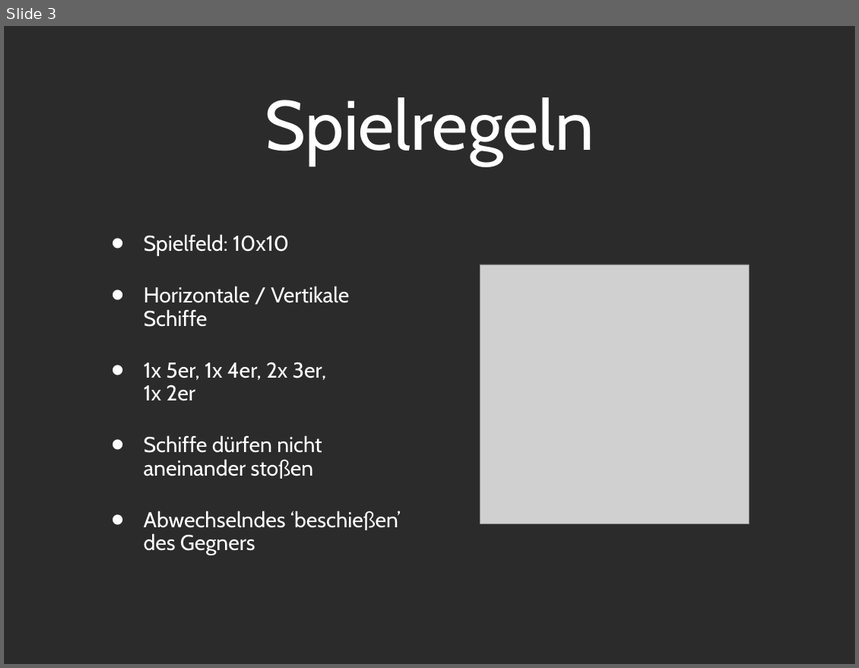
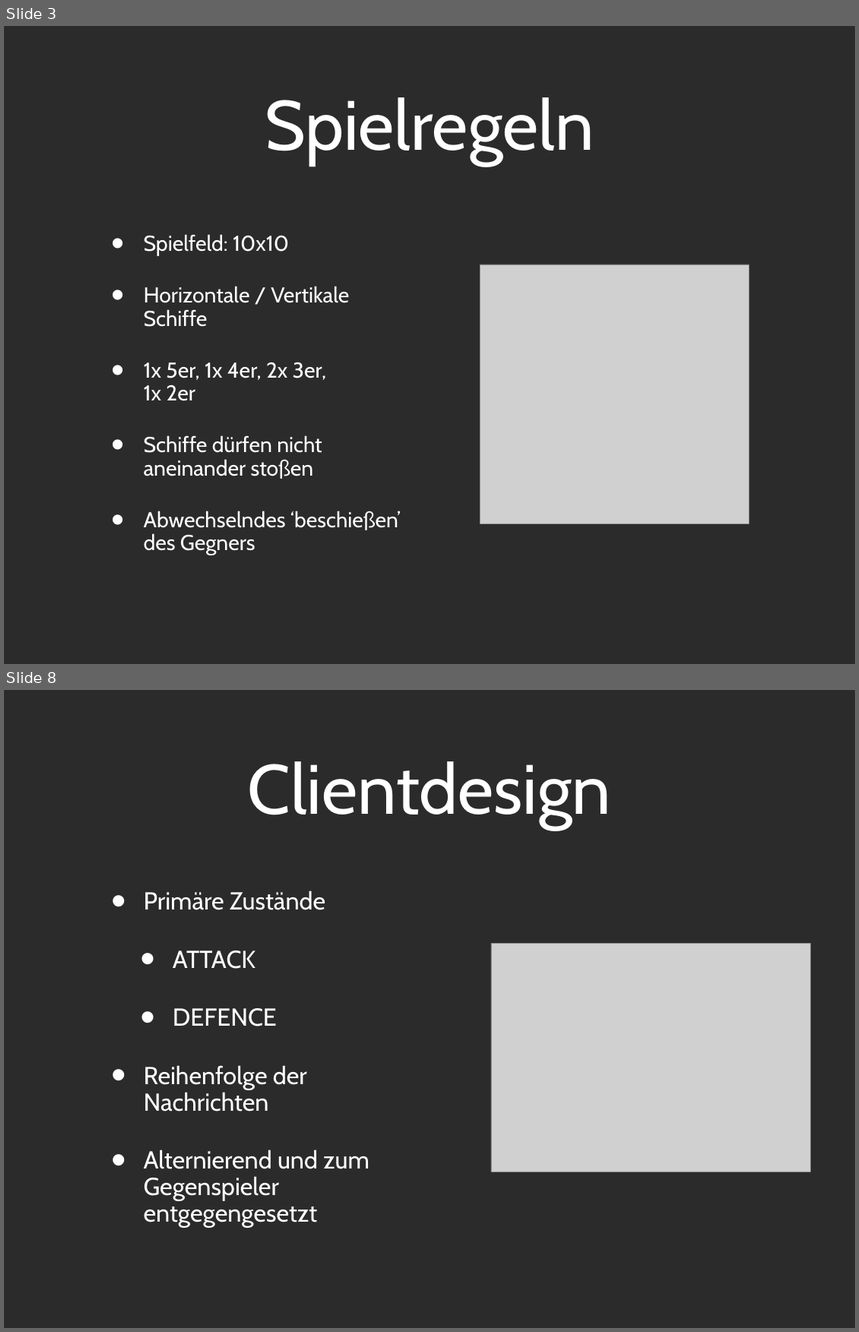
Before and after one commit to Tsopic/ai-battleship, a slide deck: Präsentation/Presentation_PPT.ppt. Shown one above the other, each under a label of ours: slide 3 before the commit, slides 3 and 8 after it; the slides between them are not shown. The pictures are 859x668 and 859x1332 pixels, drawn with LibreOffice and Linux fonts; fonts in the diff are those of the drawing; grey boxes stand for pictures; background and template pictures are left out; a plain dark background stands for a picture behind light text. Boxes give left, top, right and bottom in pixels: in the first picture for what was removed or moved away, otherwise in the second. Text is boxed around its words. In the diff, an @@ line names an element or a change of style, - is before the commit and + after.

```diff
--- a/Präsentation/Presentation_PPT.ppt
+++ b/Präsentation/Presentation_PPT.ppt
@@ slide 8 added at bbox=[4, 690, 855, 1328], background picture (left out) @@
@@ title added at bbox=[248, 761, 612, 830], 84 pt, text #FFFFFF @@
+Clientdesign
@@ text added at bbox=[144, 891, 370, 1227], 29.6 pt, text #FFFFFF @@
+• Primäre Zustände
+  • ATTACK
+  • DEFENCE
+• Reihenfolge der Nachrichten
+• Alternierend und zum Gegenspieler entgegengesetzt
@@ picture added at bbox=[491, 944, 810, 1173] @@
```
Also in this commit, not shown: 1 slide changed, 5 other slides added, 1 slide removed, 1 other file.
